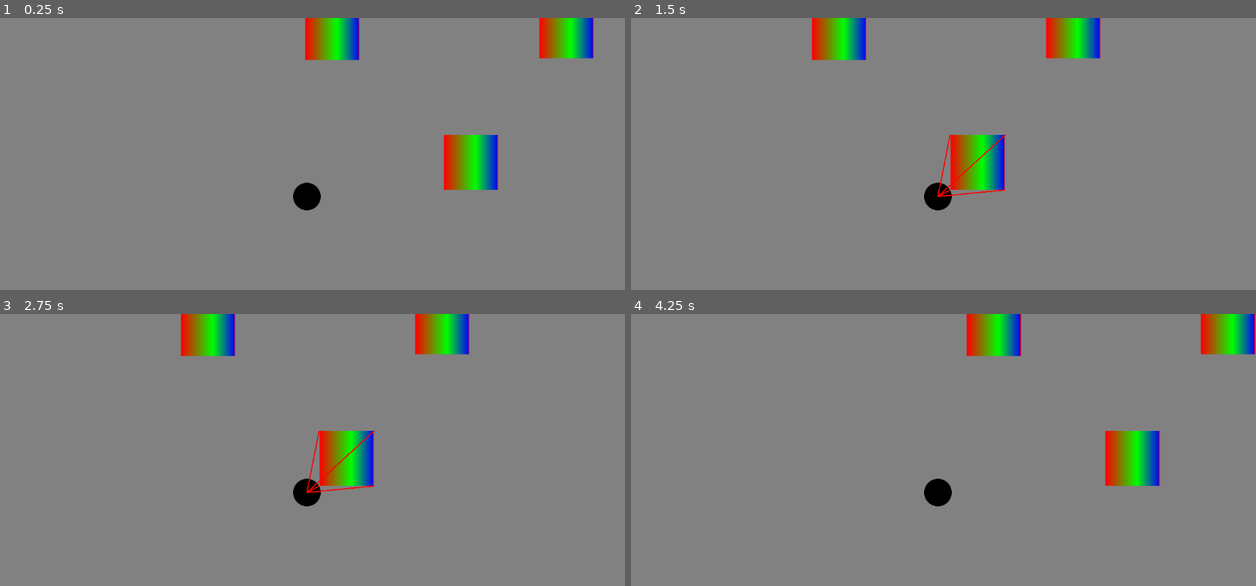
Above: before the commit, frames 1-4 (two rows, left to right).
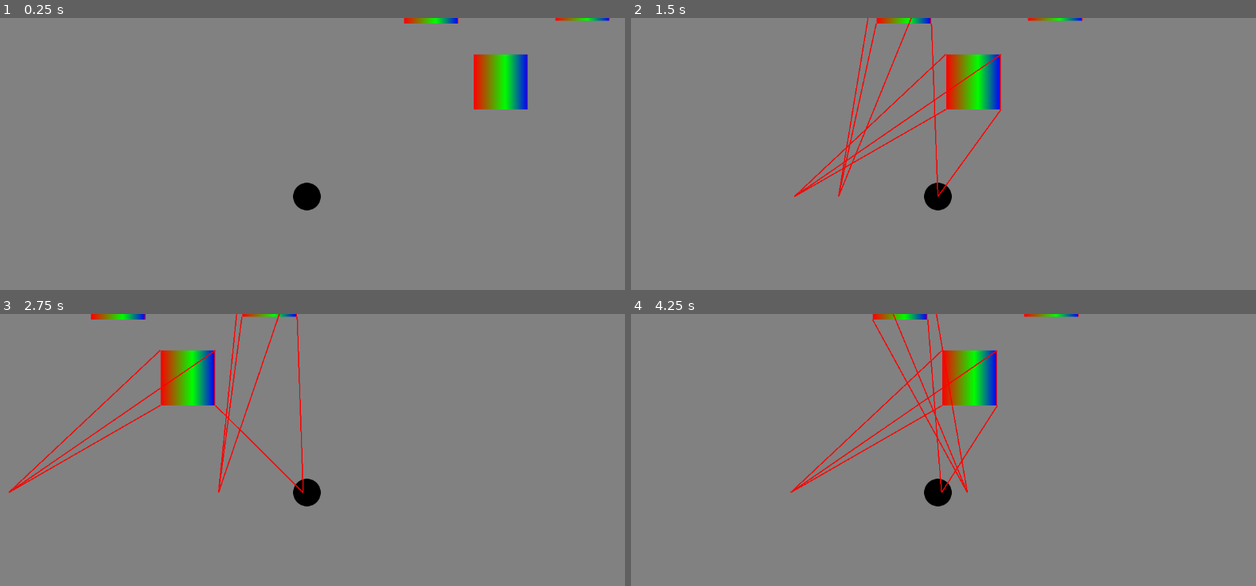
Above: after the commit, the same moments.

Repository: fnlombard/topdown_shooter
Game: Godot game, scene res://main.tscn
The game is run twice, just before and just after one commit, with the same random seed, the same clock (stepped at 60 frames per second) and the same inputs.
Inputs (mouse positions are in pixels of both pictures, inside the frame that each line leads up to):
- Up to frame 1 (0.25 s): no input
- Up to frame 2 (1.5 s): tap Enter at 0.5 s; move the mouse to (1081, 178) at 0.52 s; hold D (right) 0.53-1.25 s; click (1081, 178) at 0.67 s; drag from (812, 213) to (937, 197) at 1.27 s
- Up to frame 3 (2.75 s): tap Space at 2 s; move the mouse to (368, 414) at 2.02 s; hold D (right) from 2.03 s (still down)
- Up to frame 4 (4.25 s): release D (right) at 2.75 s; drag from (906, 564) to (1074, 327) at 2.77 s; tap Enter at 3.5 s; move the mouse to (1131, 545) at 3.52 s; hold A (left) from 3.53 s (still down)

The runs differ from the first frame. In frame 1, 6.4% of the frame differs, in the area x 48-98%, y 0-64%; in frame 2, 7.6%; in frame 3, 7.7%, in the area x 1-76%, y 0-66%; in frame 4, 7.6%.
Error after the commit: Invalid access to property or key 'polygon' on a base object of type 'Area2D'. (res://utils/LineController.gd:85)

Commit message:
Playing around with detection.

Diff:
--- a/entities/player.tscn
+++ b/entities/player.tscn
@@ -17,7 +17,7 @@
 shader_parameter/softness = 0.8
 
 [sub_resource type="CircleShape2D" id="CircleShape2D_6nui0"]
-radius = 202.544
+radius = 322.099
 
 [node name="Player" type="CharacterBody2D"]
 collision_mask = 2
--- a/main.tscn
+++ b/main.tscn
@@ -14,20 +14,20 @@
 texture = ExtResource("3_tl2gl")
 
 [node name="Player" parent="." instance=ExtResource("2_633yh")]
-position = Vector2(241, 559)
+position = Vector2(133, 540)
 
 [node name="Box" parent="." instance=ExtResource("4_4h8ov")]
-position = Vector2(287, 261)
+position = Vector2(358, 176)
 collision_mask = 3
 
 [node name="Box2" parent="." instance=ExtResource("4_4h8ov")]
-position = Vector2(711, 258)
+position = Vector2(632, 171)
 
 [node name="Box3" parent="." instance=ExtResource("4_4h8ov")]
 position = Vector2(500, 115)
 
 [node name="Box4" parent="." instance=ExtResource("4_4h8ov")]
-position = Vector2(538, 497)
+position = Vector2(484, 332)
 
 [node name="CanvasModulate" type="CanvasModulate" parent="."]
 visible = false
--- a/utils/LineController.gd
+++ b/utils/LineController.gd
@@ -30,9 +30,21 @@
                 print("Other Shape Type Detected:", child.shape)
         return
 
+func _contains_line(line: Line2D) -> bool:
+    for child in self._parent.get_children():
+        if line == child:
+            return true
+    return false
+
+func _remove_line(line: Line2D) -> void:
+    self._parent.remove_child(line)
+
+func _add_line(line: Line2D) -> void:
+    self._parent.add_child(line)
+
 func remove_area_lines(area: Area2D) -> void:
     for line in self._line_maps[area]:
-        self._parent.remove_child(line)
+        _remove_line(line)
 
     self._line_maps[area] = []
 
@@ -68,13 +80,22 @@
         lines[index].set_point_position(0, player_center)
         lines[index].set_point_position(1, points[index])
 
+        # I need to use raycasting for the detection.
+        for area in self._line_maps.keys():
+            if lines[index].intersect_polygons(area.polygon).size() > 0:
+                _remove_line(lines[index])
+                return
+
+        if not _contains_line(lines[index]):
+            _add_line(lines[index])
+
 func _add_lines(lines: Array, points: Array) -> void:
     var player_center = PlayerVariables.position_get()
     for point in points:
         var line = _create_line(player_center, point)
 
         lines.append(line)
-        self._parent.add_child(line)
+        _add_line(line)
 
 func _create_line(point_a: Vector2, point_b: Vector2) -> Line2D:
     var line = Line2D.new()
